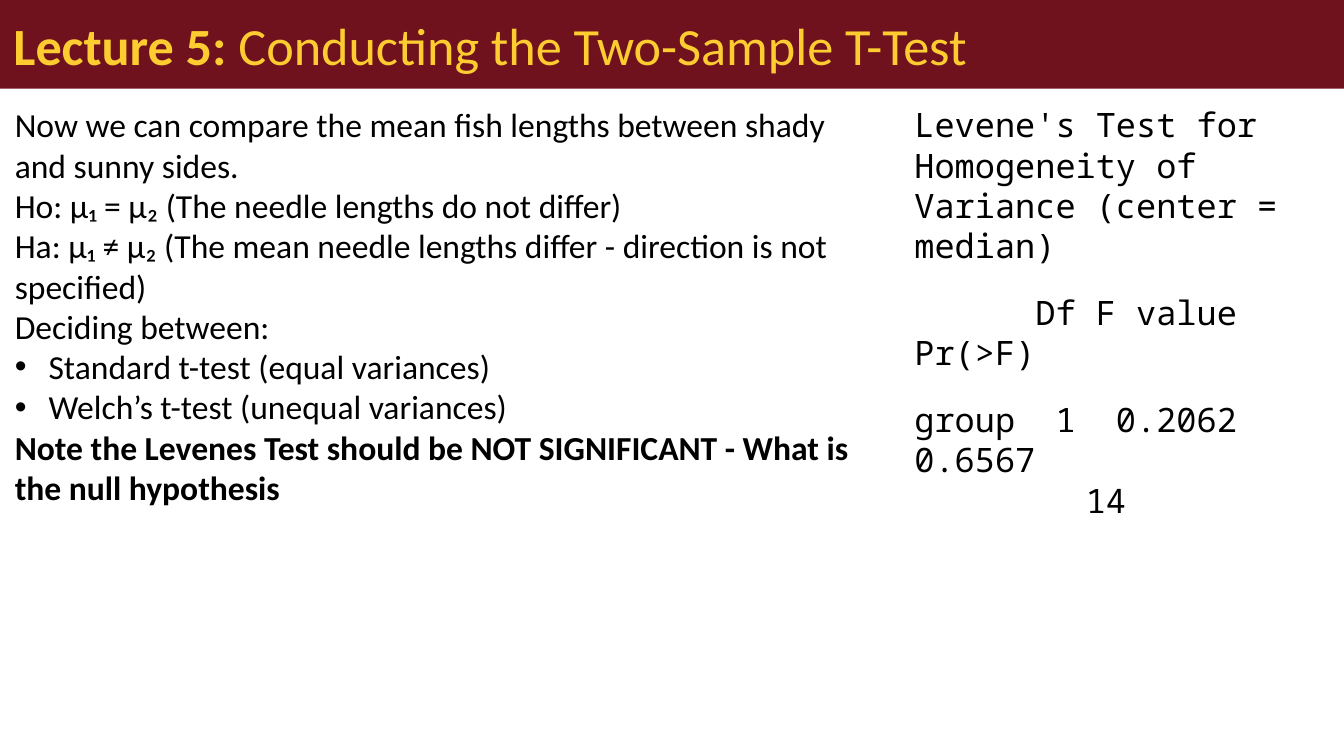
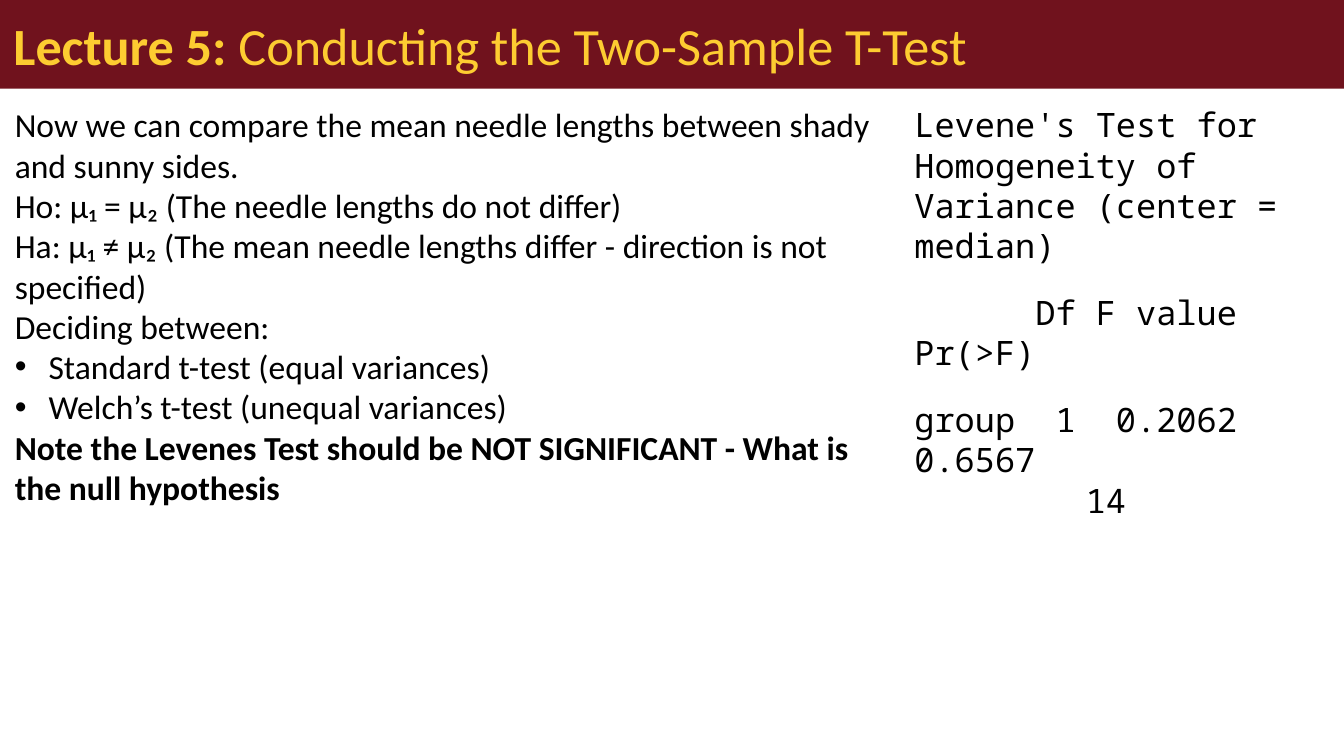
Before and after one commit to wlperry/umd_biostats, a slide deck: slide 36 of docs/ecostats_lectures/lecture_05/05_01_lecture_powerpoint.pptx (slide 37 before the commit). Drawn at 1344x756 pixels with LibreOffice and Linux fonts; fonts in the diff are those of the drawing. Boxes give left, top, right and bottom in pixels: in the first picture for what was removed or moved away, otherwise in the second. Text is boxed around its words. In the diff, an @@ line names an element or a change of style, - is before the commit and + after.

```diff
--- a/docs/ecostats_lectures/lecture_05/05_01_lecture_powerpoint.pptx
+++ b/docs/ecostats_lectures/lecture_05/05_01_lecture_powerpoint.pptx
@@ text at (15,113,870,184): text changed @@
-Now we can compare the mean fish lengths between shady and sunny sides.
+Now we can compare the mean needle lengths between shady and sunny sides.
```
Also in this commit, not shown: 20 other slides changed, 1 slide removed, 22 other files.
